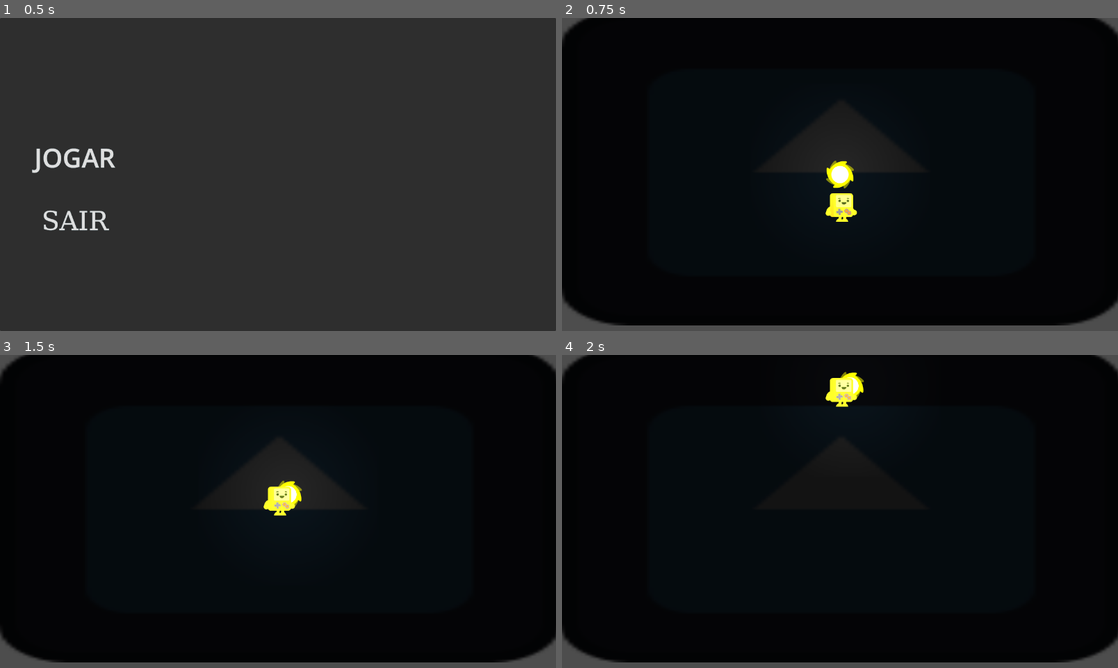
Above: before the commit, frames 1-4 (two rows, left to right).
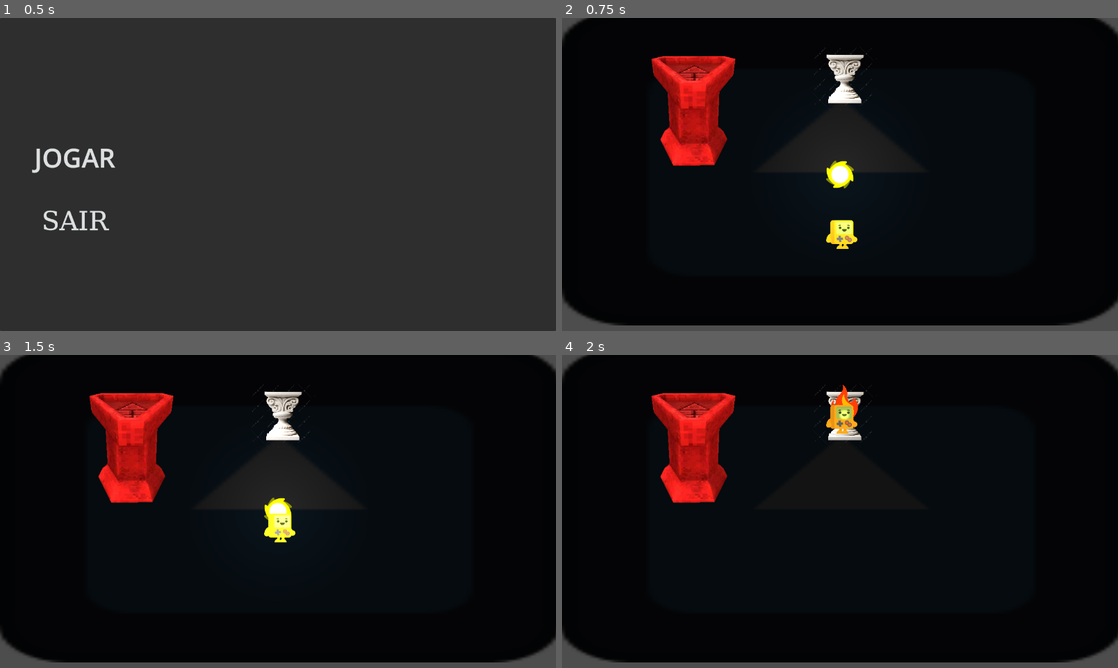
Above: after the commit, the same moments.

Repository: Blackjack10114/jogo-escuro
Game: Godot game, scene res://Scenes/MenuPrincipal.tscn
Two runs of this game, one before a commit and one after it. Both use one fixed random seed, a clock stepped at 60 frames per second and the inputs below. The engine's default icon, where the game draws it, is replaced by a stand-in: a white triangle on a blue panel in a dark square.
Inputs (mouse positions are in pixels of both pictures, inside the frame that each line leads up to):
- Up to frame 1 (0.5 s): no input
- Up to frame 2 (0.75 s): click "JOGAR" at 0.5 s
- Up to frame 3 (1.5 s): tap Enter (ui_accept) at 1.25, 1.35 s; move the mouse to (250, 574) at 1.27 s; hold Up (ui_up) from 1.28 s (still down)
- Up to frame 4 (2 s): keep holding Up (ui_up); tap Enter (ui_accept) at 1.52, 1.82 s

Frame 1 is identical in both runs. In frame 2, 5.3% of the frame differs, in the area x 16-56%, y 9-74%; in frame 3, 5.4%, in the area x 16-56%, y 9-60%; in frame 4, 5.0%.

Commit message:
feat: adiciona sistema de altar com suporte a cor neutra e remoção de tocha
- Script Cor com Enum com as cores para ser usado no script da tocha e altar
- Criada função aceita_cor() para modularizar regra
- Implementada lógica de remover tocha do altar
- Corrigido bug de add_child com referência null
- Ajustado controle de estado ativado/desativado

Diff:
--- /dev/null
+++ b/Objetos/Altar.tscn
@@ -0,0 +1,24 @@
+[gd_scene format=3 uid="uid://df74w1jkbclv2"]
+
+[ext_resource type="Script" uid="uid://ds2247ft633cg" path="res://Scripts/Altar.gd" id="1_jni5i"]
+[ext_resource type="Texture2D" uid="uid://8lk5jleqbpq4" path="res://Sprites/Placeholders/normal_altar.png" id="2_avt50"]
+[ext_resource type="Texture2D" uid="uid://dknehmrk3x7e" path="res://Sprites/Placeholders/normal_ativado_altar.png" id="3_avt50"]
+
+[sub_resource type="RectangleShape2D" id="RectangleShape2D_thxmx"]
+size = Vector2(33.76164, 71.2626)
+
+[node name="Altar" type="Node2D" unique_id=849689154]
+
+[node name="Altar" type="Area2D" parent="." unique_id=1959147657]
+script = ExtResource("1_jni5i")
+cor_aceita = 3
+textura_desativado = ExtResource("2_avt50")
+textura_ativado = ExtResource("3_avt50")
+
+[node name="Sprite2D" type="Sprite2D" parent="Altar" unique_id=1027689297]
+texture = ExtResource("2_avt50")
+
+[node name="CollisionShape2D" type="CollisionShape2D" parent="Altar" unique_id=891616044]
+position = Vector2(43.49997, -34)
+scale = Vector2(67.38417, 36.484776)
+shape = SubResource("RectangleShape2D_thxmx")
--- /dev/null
+++ b/Objetos/Altar_Vermelho.tscn
@@ -0,0 +1,25 @@
+[gd_scene format=3 uid="uid://d1cyupflnp5b7"]
+
+[ext_resource type="Script" uid="uid://ds2247ft633cg" path="res://Scripts/Altar.gd" id="1_h4ptg"]
+[ext_resource type="Texture2D" uid="uid://csk62i6jysllk" path="res://Sprites/Placeholders/red__altar.webp" id="2_0agl1"]
+[ext_resource type="Texture2D" uid="uid://dfmphwjoxah12" path="res://Sprites/Placeholders/red_ativado_altar.webp" id="3_0mhgd"]
+
+[sub_resource type="RectangleShape2D" id="RectangleShape2D_fx006"]
+size = Vector2(33.76164, 71.2626)
+
+[node name="Altar_Vermelho" type="Node2D" unique_id=44935604]
+
+[node name="Altar" type="Area2D" parent="." unique_id=1260660105]
+script = ExtResource("1_h4ptg")
+cor_aceita = 1
+textura_desativado = ExtResource("2_0agl1")
+textura_ativado = ExtResource("3_0mhgd")
+
+[node name="Sprite2D" type="Sprite2D" parent="Altar" unique_id=262374476]
+scale = Vector2(8.959999, 8.959999)
+texture = ExtResource("2_0agl1")
+
+[node name="CollisionShape2D" type="CollisionShape2D" parent="Altar" unique_id=71089921]
+position = Vector2(43.49997, -34)
+scale = Vector2(67.38417, 36.484776)
+shape = SubResource("RectangleShape2D_fx006")
--- a/Objetos/Tocha.tscn
+++ b/Objetos/Tocha.tscn
@@ -1,6 +1,6 @@
 [gd_scene format=3 uid="uid://dabjl2g7fc2da"]
 
-[ext_resource type="Script" uid="uid://bcduc2tt6m5h7" path="res://Scripts/Pegar_tocha.gd" id="1_hlgnc"]
+[ext_resource type="Script" uid="uid://bcduc2tt6m5h7" path="res://Scripts/Tocha.gd" id="1_hlgnc"]
 [ext_resource type="Texture2D" uid="uid://dfrpruvrr6o0e" path="res://Sprites/Placeholders/Tocha_Teste.png" id="1_m4aki"]
 
 [sub_resource type="RectangleShape2D" id="RectangleShape2D_6a0gk"]
@@ -19,6 +19,7 @@
 
 [node name="Area2D" type="Area2D" parent="." unique_id=1427522342]
 script = ExtResource("1_hlgnc")
+cor = 1
 
 [node name="CollisionShape2D" type="CollisionShape2D" parent="Area2D" unique_id=381019188]
 position = Vector2(0.5, 2)
--- a/Scenes/SceneTeste/Hugo.tscn
+++ b/Scenes/SceneTeste/Hugo.tscn
@@ -1,7 +1,32 @@
 [gd_scene format=3 uid="uid://dlapqp3v6jy3a"]
 
 [ext_resource type="PackedScene" uid="uid://dabjl2g7fc2da" path="res://Objetos/Tocha.tscn" id="1_2bxtm"]
+[ext_resource type="PackedScene" uid="uid://d1cyupflnp5b7" path="res://Objetos/Altar_Vermelho.tscn" id="1_dnb6n"]
+[ext_resource type="PackedScene" uid="uid://df74w1jkbclv2" path="res://Objetos/Altar.tscn" id="2_7j15l"]
+[ext_resource type="PackedScene" uid="uid://bwrnn1c1hv5cm" path="res://Objetos/Player.tscn" id="4_be7ju"]
+[ext_resource type="Texture2D" uid="uid://34eb8j034ct8" path="res://icon.svg" id="5_0pdvv"]
 
 [node name="Hugo" type="Node2D" unique_id=1085151836]
 
+[node name="Altar_Vermelho" parent="." unique_id=44935604 instance=ExtResource("1_dnb6n")]
+position = Vector2(-337, -149)
+scale = Vector2(0.12000054, 0.12000054)
+
+[node name="Altar" parent="." unique_id=849689154 instance=ExtResource("2_7j15l")]
+position = Vector2(9.999999, -221.99998)
+rotation = -3.1392171
+scale = Vector2(-0.059326828, -0.059326828)
+
 [node name="Tocha" parent="." unique_id=1342345491 instance=ExtResource("1_2bxtm")]
+
+[node name="Player" parent="." unique_id=1558179493 instance=ExtResource("4_be7ju")]
+position = Vector2(4, 123)
+
+[node name="Camera2D" type="Camera2D" parent="." unique_id=2052623995]
+
+[node name="Fundo" type="Sprite2D" parent="." unique_id=1515978619]
+modulate = Color(0.07683582, 0.07683582, 0.07683582, 1)
+z_index = -10
+position = Vector2(3, -16)
+scale = Vector2(10.1328125, 5.6796875)
+texture = ExtResource("5_0pdvv")
--- /dev/null
+++ b/Scripts/Altar.gd
@@ -0,0 +1,97 @@
+extends Area2D
+
+@export var cor_aceita: Cor.Tipo
+@export var textura_desativado: Texture2D
+@export var textura_ativado: Texture2D
+
+@onready var sprite = $Sprite2D
+
+var player_perto = null
+var tocha_no_altar = null
+var ativado = false
+
+signal altar_ativado
+
+
+func _ready():
+	connect("body_entered", _on_body_entered)
+	connect("body_exited", _on_body_exited)
+	sprite.texture = textura_desativado
+
+
+func _on_body_entered(body):
+	if body is CharacterBody2D:
+		player_perto = body
+
+
+func _on_body_exited(body):
+	if body == player_perto:
+		player_perto = null
+
+
+func _process(_delta):
+	if player_perto and Input.is_action_just_pressed("ui_accept"):
+		if ativado:
+			remover_tocha()
+		else:
+			colocar_tocha()
+
+
+func aceita_cor(cor_tocha):
+	return cor_aceita == Cor.Tipo.NEUTRO or cor_tocha == cor_aceita
+
+
+func colocar_tocha():
+	if not player_perto:
+		return
+
+	if player_perto.tocha_atual == null:
+		return
+
+	var tocha = player_perto.tocha_atual
+
+	if aceita_cor(tocha.cor):
+
+		player_perto.remove_child(tocha)
+		add_child(tocha)
+		tocha.position = Vector2.ZERO
+
+		tocha.carregada = false
+		player_perto.tocha_atual = null
+
+		tocha_no_altar = tocha
+		tocha.altar_atual = self   # salva referência
+
+		ativado = true
+		sprite.texture = textura_ativado
+
+		emit_signal("altar_ativado")
+	else:
+		tocha.voltar_para_chao()
+
+
+func remover_tocha():
+	if not ativado:
+		return
+
+	if not player_perto:
+		return
+
+	if player_perto.tocha_atual != null:
+		return
+
+	if not tocha_no_altar:
+		return
+
+	remove_child(tocha_no_altar)
+	player_perto.add_child(tocha_no_altar)
+	tocha_no_altar.position = Vector2(20, 0)
+
+	tocha_no_altar.carregada = true
+	player_perto.tocha_atual = tocha_no_altar
+
+	tocha_no_altar.altar_atual = null
+	tocha_no_altar = null
+
+	ativado = false
+	sprite.texture = textura_desativado
--- /dev/null
+++ b/Scripts/Cor.gd
@@ -0,0 +1,9 @@
+class_name Cor
+extends Node
+
+enum Tipo {
+	AZUL,
+	VERMELHO,
+	VERDE,
+	NEUTRO
+}
--- a/Scripts/MenuPrincipal.gd
+++ b/Scripts/MenuPrincipal.gd
@@ -6,7 +6,8 @@
 
 	GameManager.IniciarJogo()
 	#get_tree().change_scene_to_file("res://Scenes/Main.tscn")
-	get_tree().change_scene_to_file("res://Scenes/SceneTeste/Gabriel.tscn")
+	#get_tree().change_scene_to_file("res://Scenes/SceneTeste/Gabriel.tscn")
+	get_tree().change_scene_to_file("res://Scenes/SceneTeste/Hugo.tscn")
 
 func _on_botaoSair_pressed():
 	get_tree().quit()
--- a/Scripts/Movim_Player.gd
+++ b/Scripts/Movim_Player.gd
@@ -3,6 +3,7 @@
 @export var speed = 500
 var color
 
+var tocha_atual = null
 
 func _physics_process(_delta):
 	var direction = Vector2.ZERO
--- a/Scripts/Pegar_tocha.gd
+++ /dev/null
@@ -1,29 +0,0 @@
-extends Area2D
-
-var pode_pegar = false
-var player = null
-
-func _ready():
-	connect("body_entered", _on_body_entered)
-
-func _on_body_entered(body):
-	if body is CharacterBody2D:
-		print ("colidiu com player")
-		pode_pegar = true
-		player = body
-
-func _on_body_exited(body):
-	if body is CharacterBody2D:
-		pode_pegar = false
-		player = null
-
-func _process(_delta):
-	if pode_pegar and Input.is_action_just_pressed("ui_accept"):
-		pegar_tocha()
-
-func pegar_tocha():
-	if player:
-		get_parent().remove_child(self)
-		player.add_child(self)
-		position = Vector2(20, 0)
-		z_index = player.z_index - 1
--- /dev/null
+++ b/Scripts/Tocha.gd
@@ -0,0 +1,53 @@
+extends Area2D
+
+@export var cor: Cor.Tipo
+
+var pode_pegar = false
+var player = null
+var carregada = false
+var posicao_original: Vector2
+var altar_atual = null
+
+func _ready():
+	posicao_original = global_position
+	connect("body_entered", _on_body_entered)
+	connect("body_exited", _on_body_exited)
+
+func _on_body_entered(body):
+	if body is CharacterBody2D and not carregada:
+		pode_pegar = true
+		player = body
+
+func _on_body_exited(body):
+	if body == player:
+		pode_pegar = false
+		player = null
+
+func _process(_delta):
+	if pode_pegar and Input.is_action_just_pressed("ui_accept"):
+		pegar_tocha()
+
+func pegar_tocha():
+	if not player:
+		return
+
+	if not carregada and player.tocha_atual == null:
+
+		var p = player  # guarda referência
+
+		get_parent().remove_child(self)
+		p.add_child(self)
+
+		position = Vector2(20, 0)
+		carregada = true
+		p.tocha_atual = self
+
+func voltar_para_chao():
+	if carregada:
+		var p = get_parent()
+		p.remove_child(self)
+		get_tree().current_scene.add_child(self)
+		global_position = posicao_original
+		carregada = false
+		p.tocha_atual = null
+		altar_atual = null
Not shown, added: Scripts/Altar.gd.uid
Not shown, added: Scripts/Cor.gd.uid
Renamed: Scripts/Pegar_tocha.gd.uid -> Scripts/Tocha.gd.uid
Binary file added: Sprites/Placeholders/blue_altar.webp
Not shown, added: Sprites/Placeholders/blue_altar.webp.import
Binary file added: Sprites/Placeholders/blue_ativado_altar.webp
Not shown, added: Sprites/Placeholders/blue_ativado_altar.webp.import
Binary file added: Sprites/Placeholders/normal_altar.png
Not shown, added: Sprites/Placeholders/normal_altar.png.import
Binary file added: Sprites/Placeholders/normal_ativado_altar.png
Not shown, added: Sprites/Placeholders/normal_ativado_altar.png.import
Binary file added: Sprites/Placeholders/red__altar.webp
(and 3 more such lines)
